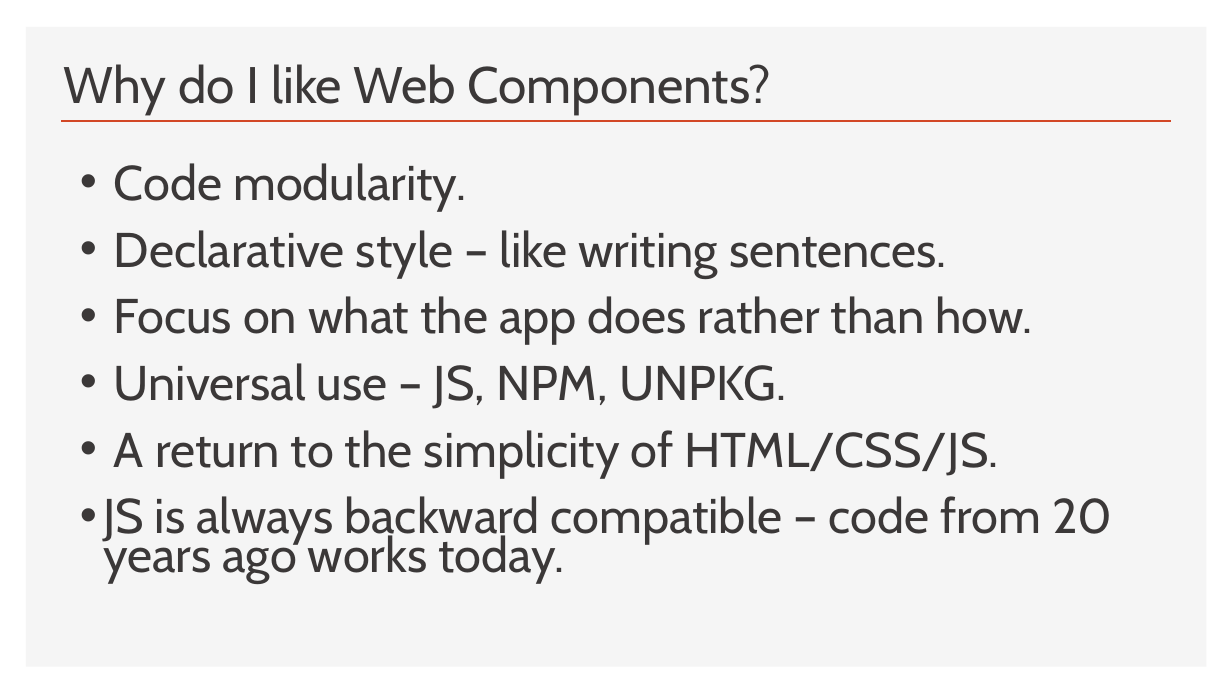
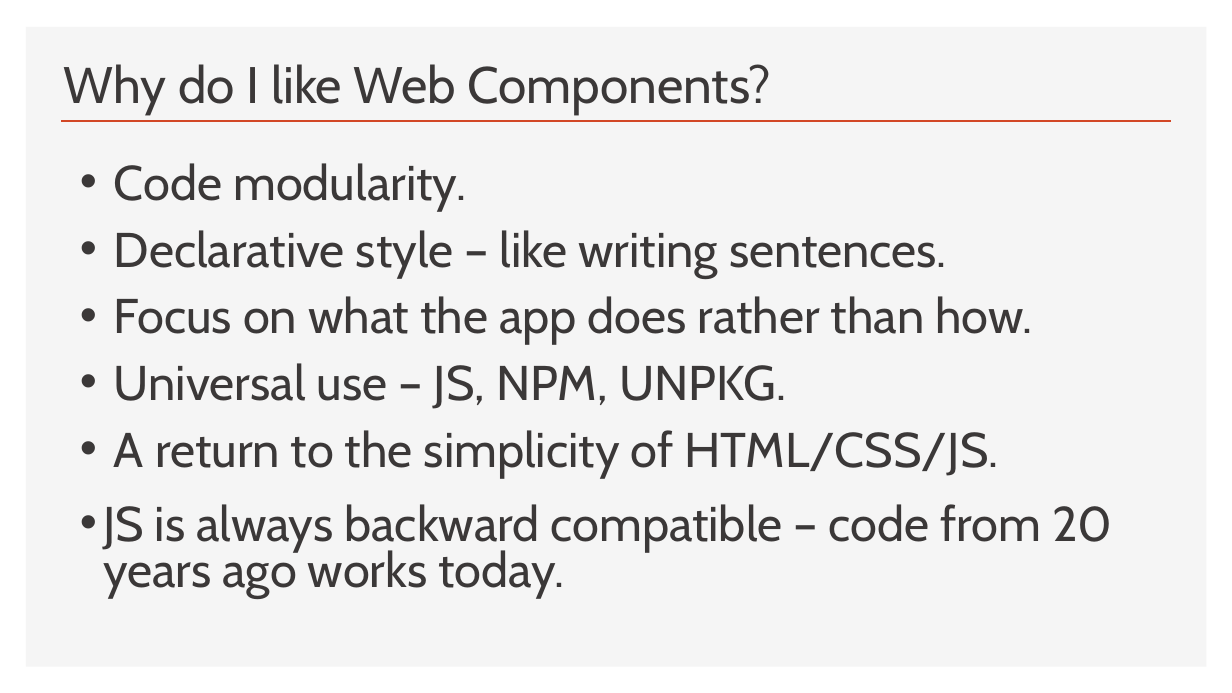
Before and after one commit to Python-Test-Engineer/web-components-v1, a slide deck: slide 10 of SLIDES/ndc-web-components.pptx (slide 9 before the commit). Drawn at 1232x693 pixels with LibreOffice and Linux fonts; fonts in the diff are those of the drawing. Boxes give left, top, right and bottom in pixels: in the first picture for what was removed or moved away, otherwise in the second. Text is boxed around its words. In the diff, an @@ line names an element or a change of style, - is before the commit and + after.

```diff
--- a/SLIDES/ndc-web-components.pptx
+++ b/SLIDES/ndc-web-components.pptx
@@ text at <box>103,504,1112,599</box>: line spacing 30pt to 36pt @@
```
Also in this commit, not shown: 1 slide added, 4 other files.
